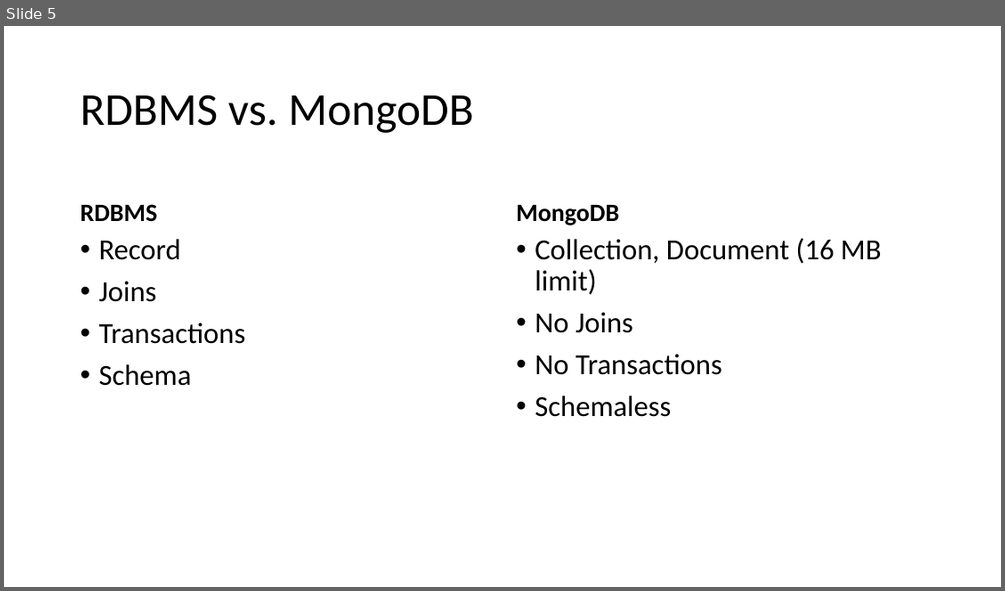
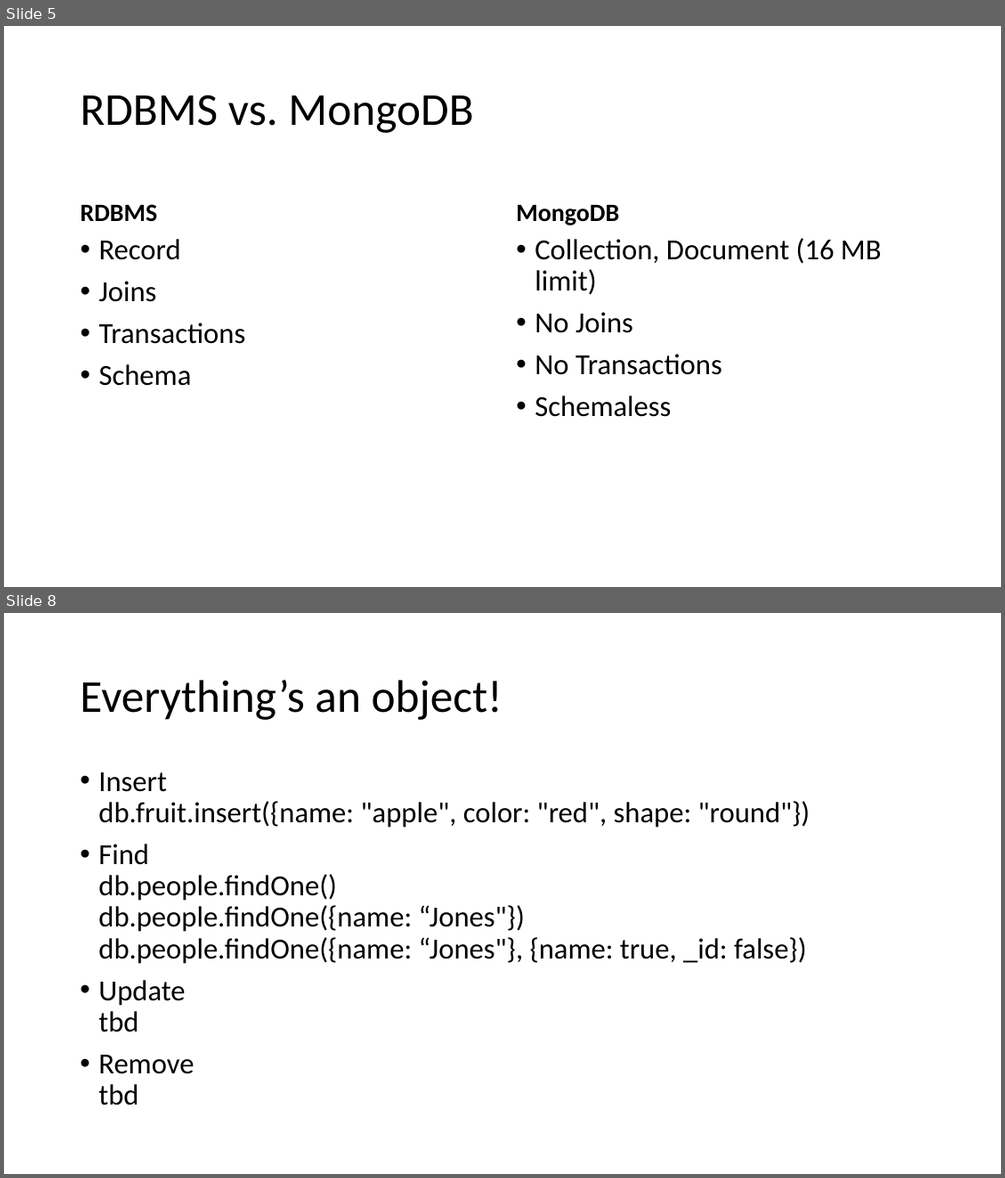
Before and after one commit to tiefenauer/m101j, a slide deck: m101j.pptx. Shown one above the other, each under a label of ours: slide 5 before the commit, slides 5 and 8 after it; the slides between them are not shown. The pictures are 1005x591 and 1005x1178 pixels, drawn with LibreOffice and Linux fonts; fonts in the diff are those of the drawing. Boxes give left, top, right and bottom in pixels: in the first picture for what was removed or moved away, otherwise in the second. Text is boxed around its words. In the diff, an @@ line names an element or a change of style, - is before the commit and + after.

```diff
--- a/m101j.pptx
+++ b/m101j.pptx
@@ slide 8 added at box(4, 613, 1001, 1174), background #FFFFFF @@
@@ title added at box(80, 680, 502, 720), 44 pt, text #000000 @@
+Everything’s an object!
@@ text added at box(98, 772, 810, 1105), 28 pt, text #000000 @@
+• Insert
+  db.fruit.insert({name: "apple", color: "red", shape: "round"})
+• Find
+  db.people.findOne()
+  db.people.findOne({name: “Jones"})
+  db.people.findOne({name: “Jones"}, {name: true, _id: false})
+• Update
+  tbd
+• Remove
+  tbd
```
Also in this commit, not shown: 17 other slides added.
